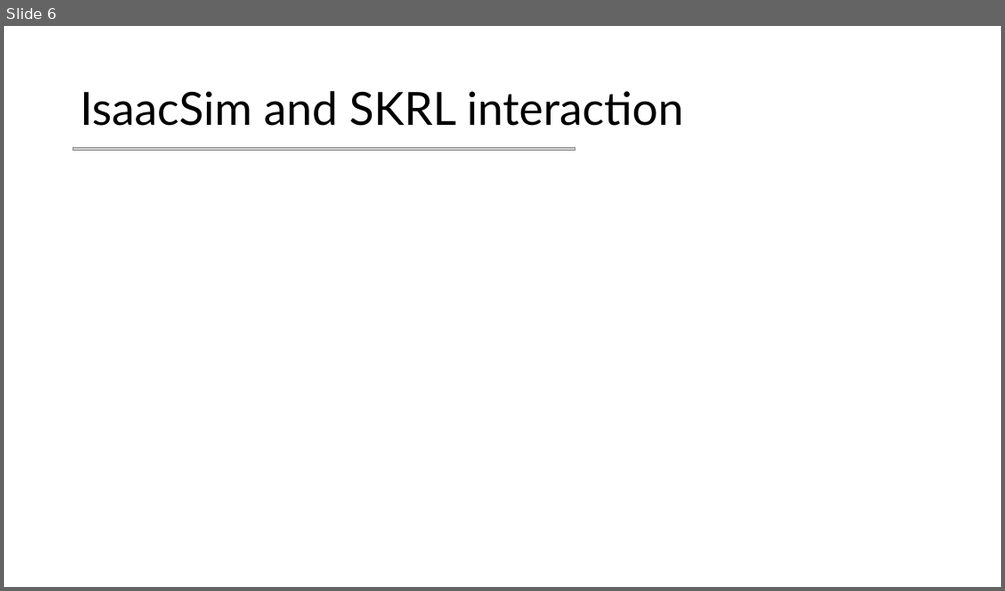
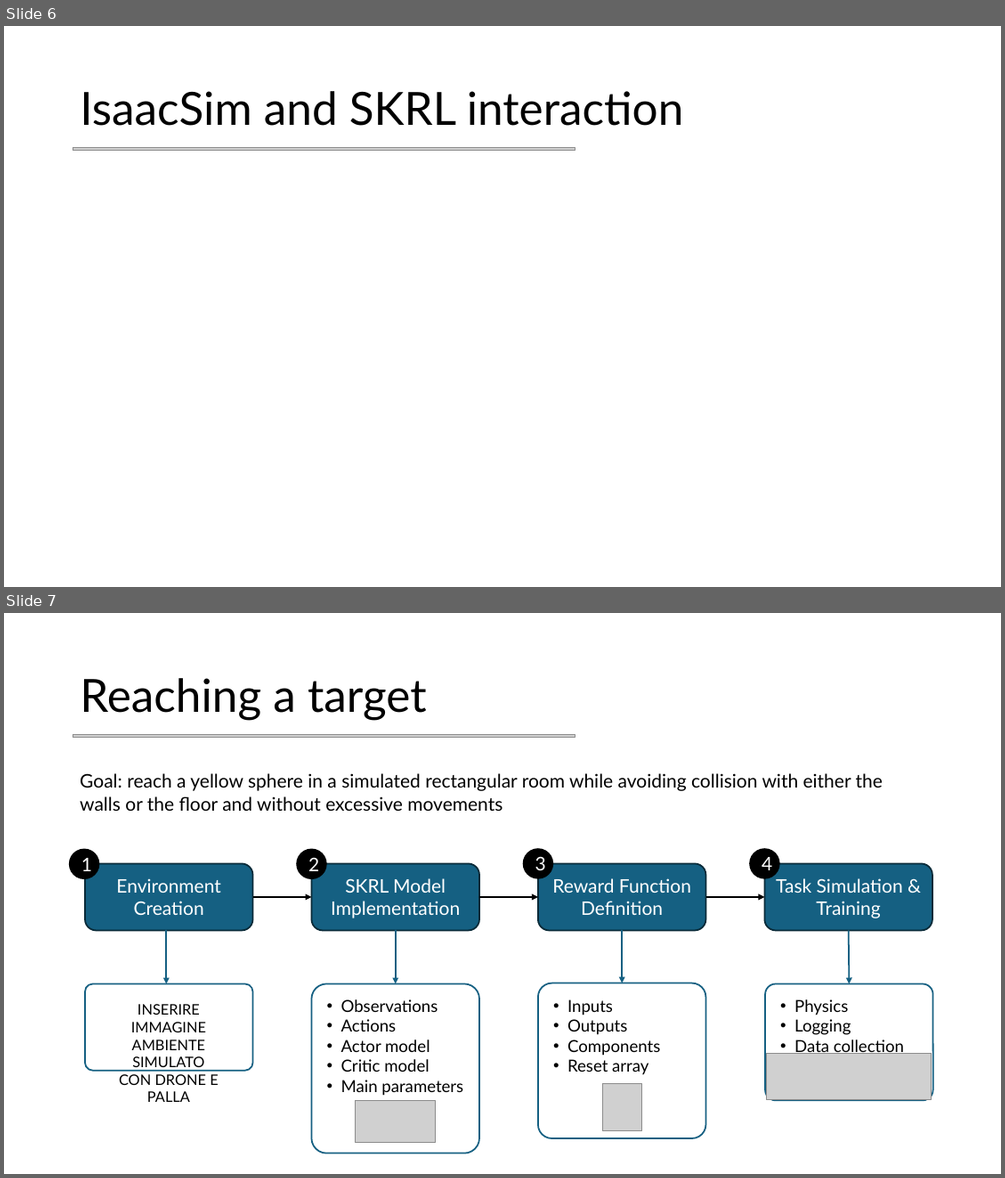
Before and after one commit to mettz/cps-project, a slide deck: Slides.pptx. Shown one above the other, each under a label of ours: slide 6 before the commit, slides 6 and 7 after it. The pictures are 1005x591 and 1005x1178 pixels, drawn with LibreOffice and Linux fonts; fonts in the diff are those of the drawing; grey boxes stand for pictures. Boxes give left, top, right and bottom in pixels: in the first picture for what was removed or moved away, otherwise in the second. Text is boxed around its words. In the diff, an @@ line names an element or a change of style, - is before the commit and + after.

Commit message:
started slides on hovering task

```diff
--- a/Slides.pptx
+++ b/Slides.pptx
@@ slide 7 added at <box>4,613,1001,1174</box>, background #FFFFFF @@
@@ title added at <box>80,678,427,720</box>, 44 pt, text #000000 @@
+Reaching a target
@@ picture added at <box>73,735,575,738</box> @@
@@ text added at <box>80,773,882,811</box>, 18 pt, text #000000 @@
+Goal: reach a yellow sphere in a simulated rectangular room while avoiding collision with either the walls or the floor and without excessive movements
@@ ellipse added at <box>70,850,99,878</box>, fill #000000, outline #000000 1.5 pt, 18 pt, text #FFFFFF @@
+1
@@ ellipse added at <box>297,850,326,878</box>, fill #000000, outline #000000 1.5 pt, 18 pt, text #FFFFFF @@
+2
@@ ellipse added at <box>524,850,553,878</box>, fill #000000, outline #000000 1.5 pt, 18 pt, text #FFFFFF @@
+3
@@ ellipse added at <box>751,850,779,878</box>, fill #000000, outline #000000 1.5 pt, 18 pt, text #FFFFFF @@
+4
@@ rounded rectangle added at <box>85,863,252,930</box>, fill #156082, outline #092A39 1.5 pt, 18 pt, text #FFFFFF @@
+Environment Creation
@@ rounded rectangle added at <box>311,863,479,930</box>, fill #156082, outline #092A39 1.5 pt, 18 pt, text #FFFFFF @@
+SKRL Model Implementation
@@ rounded rectangle added at <box>538,863,705,930</box>, fill #156082, outline #092A39 1.5 pt, 18 pt, text #FFFFFF @@
+Reward Function Definition
@@ rounded rectangle added at <box>764,863,932,930</box>, fill #156082, outline #092A39 1.5 pt, 18 pt, text #FFFFFF @@
+Task Simulation & Training
@@ arrow added from (253, 897) to (311, 897), #000000 1.5 pt @@
@@ arrow added from (479, 897) to (538, 897), #000000 1.5 pt @@
@@ arrow added from (706, 897) to (764, 897), #000000 1.5 pt @@
@@ arrow added from (166, 930) to (166, 984), #156082 1.5 pt @@
@@ arrow added from (396, 930) to (396, 984), #156082 1.5 pt @@
@@ arrow added from (622, 930) to (622, 983), #156082 1.5 pt @@
@@ arrow added from (849, 930) to (849, 984), #156082 1.5 pt @@
@@ rounded rectangle added at <box>85,984,252,1070</box>, fill #FFFFFF, outline #156082 1.5 pt @@
@@ rounded rectangle added at <box>311,984,479,1153</box>, fill #FFFFFF, outline #156082 1.5 pt @@
@@ rounded rectangle added at <box>538,983,705,1139</box>, fill #FFFFFF, outline #156082 1.5 pt @@
@@ rounded rectangle added at <box>765,984,933,1101</box>, fill #FFFFFF, outline #156082 1.5 pt @@
@@ text added at <box>119,1004,218,1102</box>, 14 pt, text #000000 @@
+INSERIRE IMMAGINE
+AMBIENTE SIMULATO
+CON DRONE E PALLA
@@ text added at <box>341,999,463,1095</box>, 16 pt, text #000000 @@
+• Observations
+• Actions
+• Actor model
+• Critic model
+• Main parameters
@@ text added at <box>567,999,660,1075</box>, 16 pt, text #000000 @@
+• Inputs
+• Outputs
+• Components
+• Reset array
@@ text added at <box>794,999,904,1055</box>, 16 pt, text #000000 @@
+• Physics
+• Logging
+• Data collection
@@ picture added at <box>767,1054,931,1099</box> @@
@@ picture added at <box>602,1083,641,1130</box> @@
@@ picture added at <box>356,1101,436,1143</box> @@
```
Also in this commit, not shown: 4 other slides added, 2 other files.
